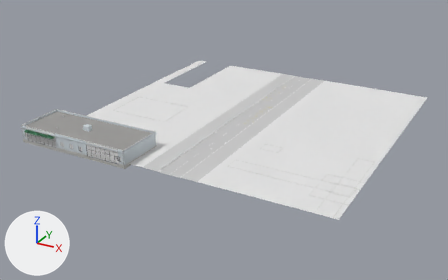
What one commit did to the glTF model dushanbe_city/assets/city/chunks/chunk_4_2.glb.
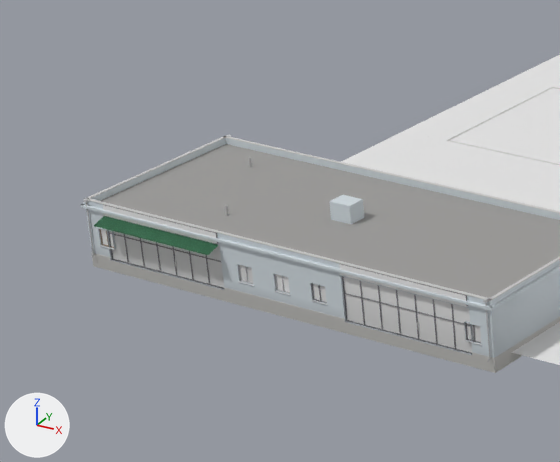
Old and new are each drawn whole from a camera (50 mm lens) standing at (239.2, -130.1, 82.3) and looking at (144.6, 41.9, -3.7) and again close up on the part from 0% to 32% of the width and 27% to 68% of the height. Every picture has the same lights, and +X, +Y and +Z are marked at lower left. The older version's two pictures come first. Objects named as collision shapes, trigger or cutter boxes, shadow casters or lower levels of detail are left out. Vertices at exactly the same position are counted once.

The scene before the commit, as lines of its bpy script (objects in view):
```python
me_base = bpy.data.meshes.new('base')
me_base.from_pydata(...)  # 1214 vertices, 1304 faces; spans x -54.2..50.0, y -53.3..50.0, z 2.2..9.0
me_base.materials.append(mat_asphalt)
me_base.materials.append(mat_asphalt_yard)
me_base.materials.append(mat_concrete)
me_base.materials.append(mat_curb)
me_base.materials.append(mat_fabric)
me_base.materials.append(mat_glass)
me_base.materials.append(mat_grate)
me_base.materials.append(mat_gravel)
me_base.materials.append(mat_lawn)
me_base.materials.append(mat_manhole)
me_base.materials.append(mat_metal_galv)
me_base.materials.append(mat_plaza)
me_base.materials.append(mat_plinth)
me_base.materials.append(mat_road_paint)
me_base.materials.append(mat_roof_flat)
me_base.materials.append(mat_sidewalk)
me_base.materials.append(mat_sign)
me_base.materials.append(mat_soil)
me_base.materials.append(mat_wall_travertine)
me_detail = bpy.data.meshes.new('detail')
me_detail.from_pydata(...)  # 962 vertices, 864 faces; spans x -53.8..-14.1, y -52.4..-35.6, z 3.1..8.3
# faces by material slot: [468, 380, 16]
me_detail.materials.append(mat_frame_alu)
me_detail.materials.append(mat_metal_galv)
me_detail.materials.append(mat_metal_paint)
ob_base = bpy.data.objects.new('base', me_base)
ob_base.location = (150.0, 50.0, 0.0)
ob_detail = bpy.data.objects.new('detail', me_detail)
ob_detail.location = (150.0, 50.0, 0.0)
```
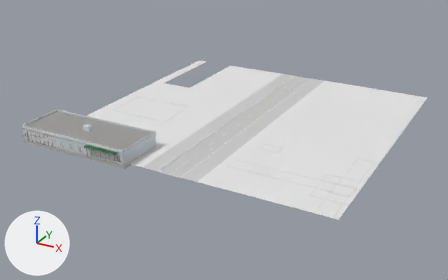
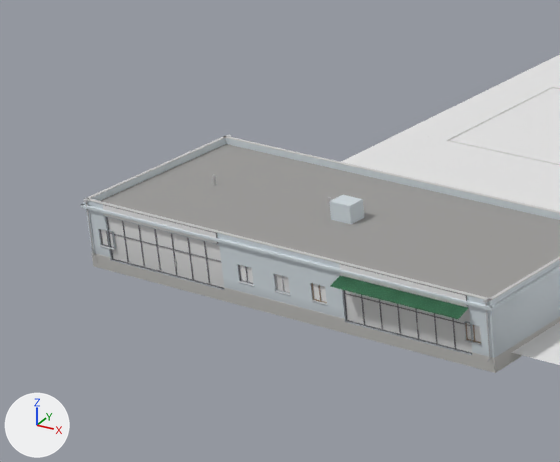
Changed parts and their boxes [x1, y1, x2, y2] in the close-ups (560 x 462 px; the box of a moved part takes in the faces that stretch with it):
part 1 of me_base, moved or reshaped
    before: [94, 216, 218, 255]
    after: [330, 276, 468, 319]

The change, as a list of edits to the scene's bpy script:
```text
Change me_base:
    where me_base.from_pydata(...)  # 1214 vertices, 1304 faces; spans x -54.2..50.0, y -53.3..50.0, z 2.2..9.0
    used by ob_base; location = (150.0, 50.0, 0.0)
    me_base part 1: the loose piece of 4 vertices spanning x -52.0..-40.0, y -53.3..-52.0, z 6.6..7.0 is moved by (24.0, 0.0, 0.0)
```
